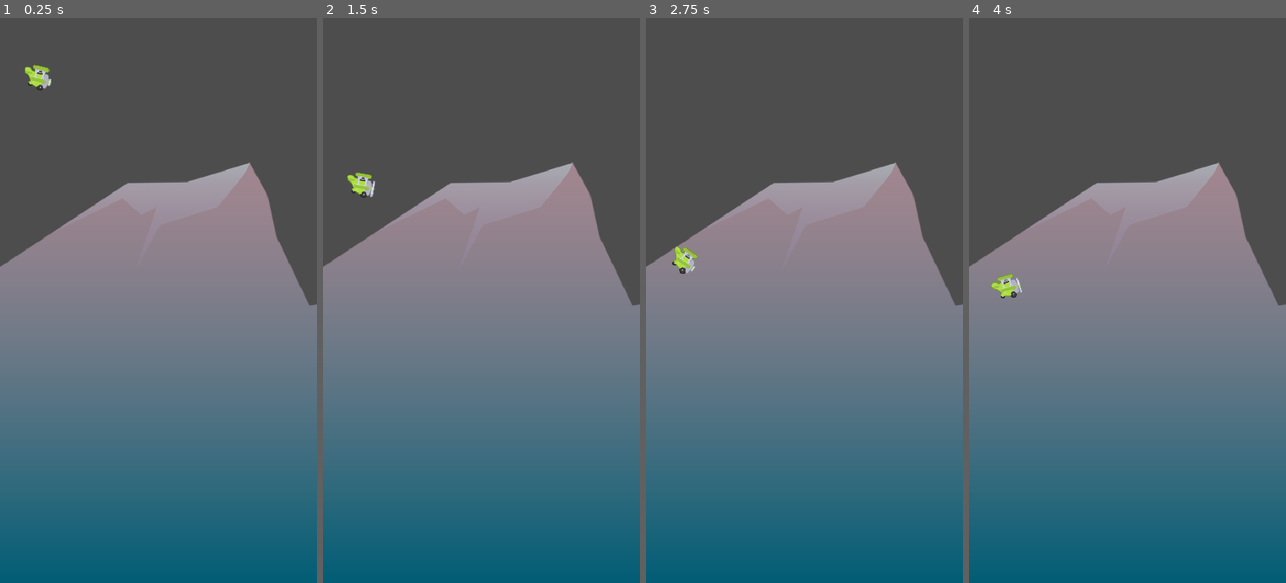
Above: before the commit, frames 1-4 (left to right).
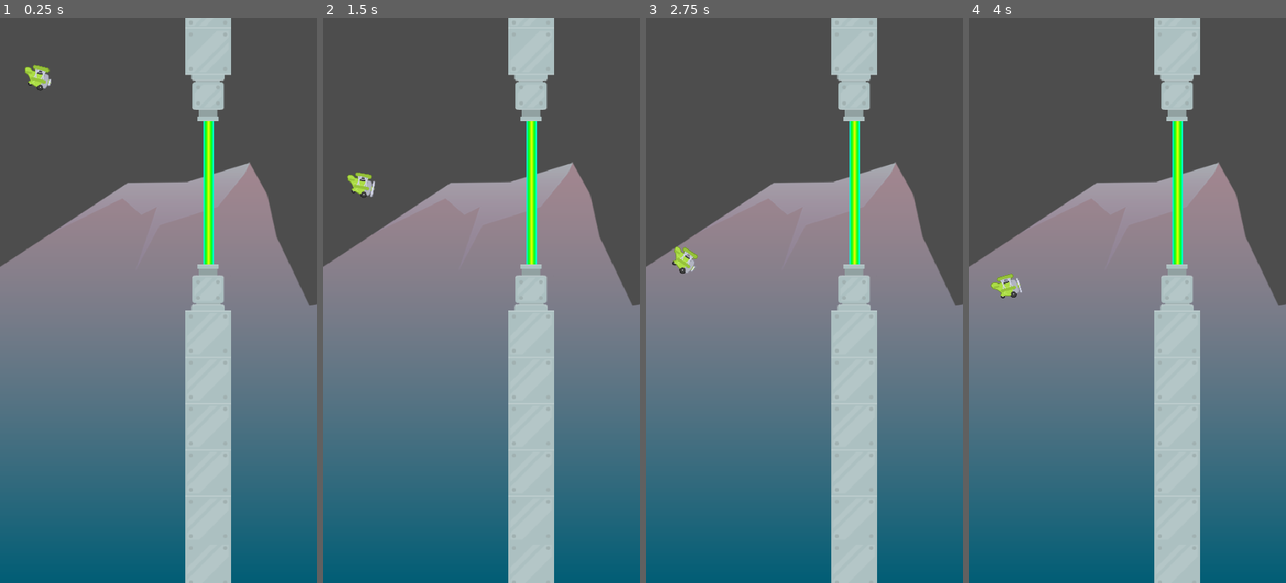
Above: after the commit, the same moments.

Repository: ligarius20fps/kurs-godot
Game: Godot game, scene res://Scenes/Game/Game.tscn
Same seed, same stepped clock (60 frames per second), same inputs: the game is played once before the commit and once after it.
Inputs:
- Up to frame 1 (0.25 s): no input
- Up to frame 2 (1.5 s): tap Space (jump) at 0.77 s
- Up to frame 3 (2.75 s): tap Space (jump) at 1.52 s
- Up to frame 4 (4 s): tap Space (jump) at 3.02, 3.77 s

The runs differ from the first frame. In frame 1, 11% of the frame differs, in the area x 58-73%, y 0-100%; in frame 2, 11%; in frame 3, 11%; in frame 4, 11%.

Commit message:
rury i laser

Diff:
--- a/tappy/Scenes/Game/Game.tscn
+++ b/tappy/Scenes/Game/Game.tscn
@@ -1,8 +1,9 @@
-[gd_scene load_steps=4 format=3 uid="uid://cmvi8rt67bmrw"]
+[gd_scene load_steps=5 format=3 uid="uid://cmvi8rt67bmrw"]
 
 [ext_resource type="Texture2D" uid="uid://cxphm8tabphia" path="res://Assets/background/rocks_1.png" id="1_rdw05"]
 [ext_resource type="PackedScene" uid="uid://c35thc8oy4kmx" path="res://Scenes/TappyPlane/TappyPlane.tscn" id="2_gwu2e"]
 [ext_resource type="PackedScene" uid="uid://bles33wu866yv" path="res://Scenes/Barrier/Barrier.tscn" id="3_xbxml"]
+[ext_resource type="PackedScene" uid="uid://dms402y81minq" path="res://Scenes/Pipes/Pipes.tscn" id="4_ln2h6"]
 
 [node name="Game" type="Node"]
 
@@ -15,3 +16,6 @@
 position = Vector2(57, 58)
 
 [node name="Barrier" parent="." instance=ExtResource("3_xbxml")]
+
+[node name="Pipes" parent="." instance=ExtResource("4_ln2h6")]
+position = Vector2(316, 264)
--- /dev/null
+++ b/tappy/Scenes/Laser/Laser.tscn
@@ -0,0 +1,60 @@
+[gd_scene load_steps=6 format=3 uid="uid://gsjg6ojgmne2"]
+
+[ext_resource type="Texture2D" uid="uid://dl3tqi4oeo7r2" path="res://Assets/pipes/laser2.png" id="1_nhk4o"]
+
+[sub_resource type="RectangleShape2D" id="RectangleShape2D_g6hyc"]
+size = Vector2(1, 216)
+
+[sub_resource type="Animation" id="Animation_nhk4o"]
+length = 0.001
+tracks/0/type = "value"
+tracks/0/imported = false
+tracks/0/enabled = true
+tracks/0/path = NodePath("Laser2:modulate")
+tracks/0/interp = 1
+tracks/0/loop_wrap = true
+tracks/0/keys = {
+"times": PackedFloat32Array(0),
+"transitions": PackedFloat32Array(1),
+"update": 0,
+"values": [Color(1, 1, 1, 1)]
+}
+
+[sub_resource type="Animation" id="Animation_g6hyc"]
+resource_name = "flash"
+loop_mode = 1
+tracks/0/type = "value"
+tracks/0/imported = false
+tracks/0/enabled = true
+tracks/0/path = NodePath("Laser2:modulate")
+tracks/0/interp = 1
+tracks/0/loop_wrap = true
+tracks/0/keys = {
+"times": PackedFloat32Array(0, 0.5, 1),
+"transitions": PackedFloat32Array(1, 1, 1),
+"update": 0,
+"values": [Color(1, 1, 1, 1), Color(1, 1, 1, 0.2509804), Color(1, 1, 1, 1)]
+}
+
+[sub_resource type="AnimationLibrary" id="AnimationLibrary_peav1"]
+_data = {
+&"RESET": SubResource("Animation_nhk4o"),
+&"flash": SubResource("Animation_g6hyc")
+}
+
+[node name="Laser" type="Area2D"]
+
+[node name="Laser2" type="Sprite2D" parent="."]
+scale = Vector2(1, 9)
+texture = ExtResource("1_nhk4o")
+metadata/_edit_lock_ = true
+
+[node name="CollisionShape2D" type="CollisionShape2D" parent="."]
+position = Vector2(7.5, 0)
+shape = SubResource("RectangleShape2D_g6hyc")
+
+[node name="AnimationPlayer" type="AnimationPlayer" parent="."]
+libraries = {
+&"": SubResource("AnimationLibrary_peav1")
+}
+autoplay = "RESET"
--- /dev/null
+++ b/tappy/Scenes/Pipe/Pipe.tscn
@@ -0,0 +1,26 @@
+[gd_scene load_steps=4 format=3 uid="uid://bpdqkw1xnlnay"]
+
+[ext_resource type="Texture2D" uid="uid://bfdklvbl1g3e5" path="res://Assets/pipes/pipe.png" id="1_k6n45"]
+
+[sub_resource type="RectangleShape2D" id="RectangleShape2D_rtqso"]
+size = Vector2(48, 53)
+
+[sub_resource type="RectangleShape2D" id="RectangleShape2D_hmu3v"]
+size = Vector2(70, 560)
+
+[node name="Pipe" type="Area2D"]
+
+[node name="Pipe" type="Sprite2D" parent="."]
+position = Vector2(-35, 0)
+texture = ExtResource("1_k6n45")
+centered = false
+
+[node name="CollisionShape2D" type="CollisionShape2D" parent="."]
+position = Vector2(0, 43.5)
+shape = SubResource("RectangleShape2D_rtqso")
+metadata/_edit_lock_ = true
+
+[node name="CollisionShape2D2" type="CollisionShape2D" parent="."]
+position = Vector2(0, 350)
+shape = SubResource("RectangleShape2D_hmu3v")
+metadata/_edit_lock_ = true
--- /dev/null
+++ b/tappy/Scenes/Pipes/Pipes.tscn
@@ -0,0 +1,15 @@
+[gd_scene load_steps=3 format=3 uid="uid://dms402y81minq"]
+
+[ext_resource type="PackedScene" uid="uid://bpdqkw1xnlnay" path="res://Scenes/Pipe/Pipe.tscn" id="1_nqmk8"]
+[ext_resource type="PackedScene" uid="uid://gsjg6ojgmne2" path="res://Scenes/Laser/Laser.tscn" id="2_u8oov"]
+
+[node name="Pipes" type="Node2D"]
+
+[node name="Laser" parent="." instance=ExtResource("2_u8oov")]
+
+[node name="Lower" parent="." instance=ExtResource("1_nqmk8")]
+position = Vector2(-1, 108)
+
+[node name="Upper" parent="." instance=ExtResource("1_nqmk8")]
+position = Vector2(-1, -108)
+rotation = 3.1415927
